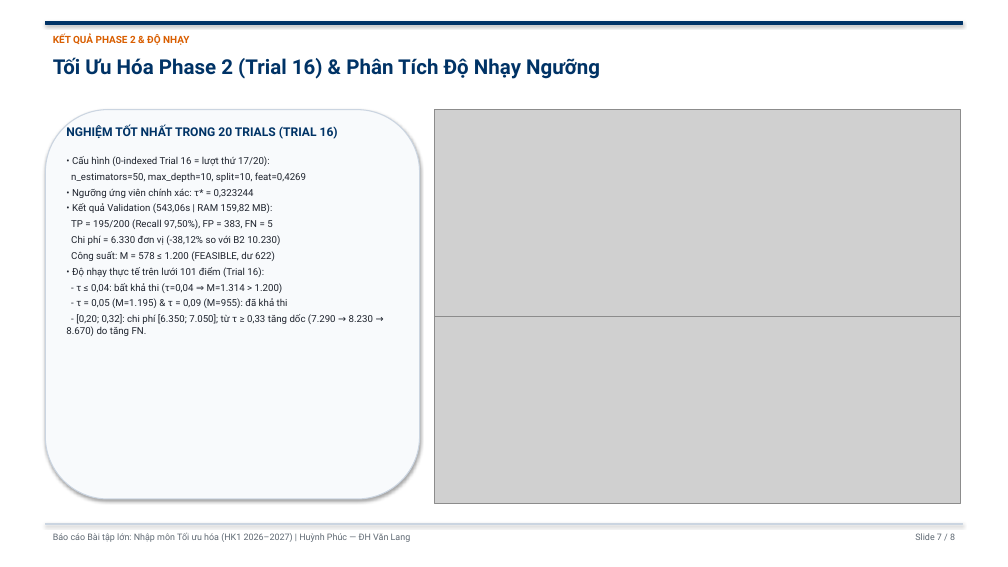
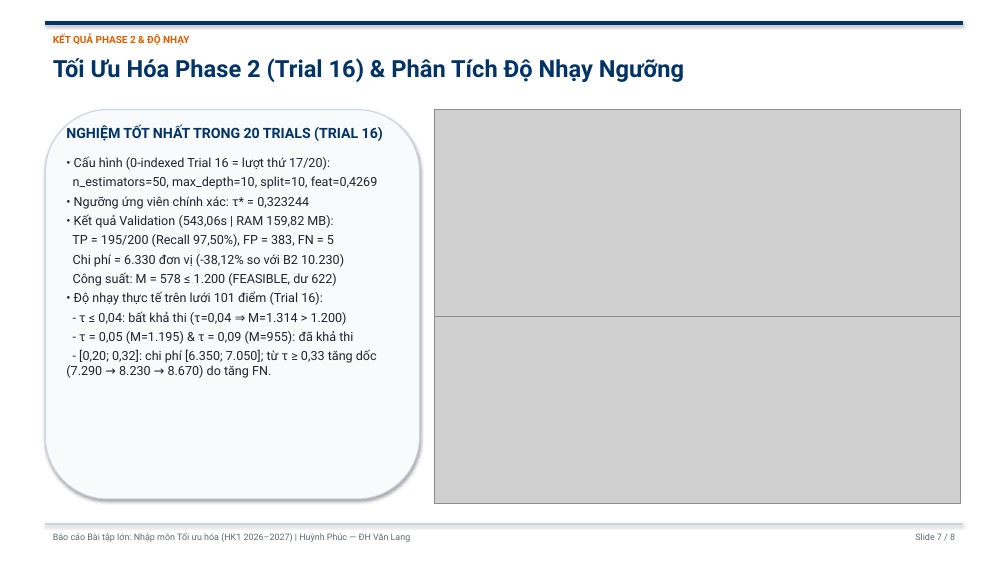
Before and after one commit to PhucHuynh16/scania-aps-cost-optimization, a slide deck: slide 7 of slides/SLIDES_THUYET_TRINH_SCANIA_APS.pptx. Drawn at 1008x567 pixels with LibreOffice and Linux fonts; fonts in the diff are those of the drawing; grey boxes stand for pictures. Boxes give left, top, right and bottom in pixels: in the first picture for what was removed or moved away, otherwise in the second. Text is boxed around its words. In the diff, an @@ line names an element or a change of style, - is before the commit and + after.

```diff
--- a/slides/SLIDES_THUYET_TRINH_SCANIA_APS.pptx
+++ b/slides/SLIDES_THUYET_TRINH_SCANIA_APS.pptx
@@ text "Tối Ưu Hóa Phase 2 ..." at [53,58,684,82]: size 19.5 to 22.5 pt @@
@@ text "NGHIỆM TỐT NHẤT TRONG 20 ..." at [66,124,383,141]: size 11.5 to 13.5 pt @@
@@ text "• Cấu hình (0-indexed Trial ..." at [66,156,378,378]: size 9.2 to 12 pt @@
```
Also in this commit, not shown: 7 other slides changed, 58 other files.
